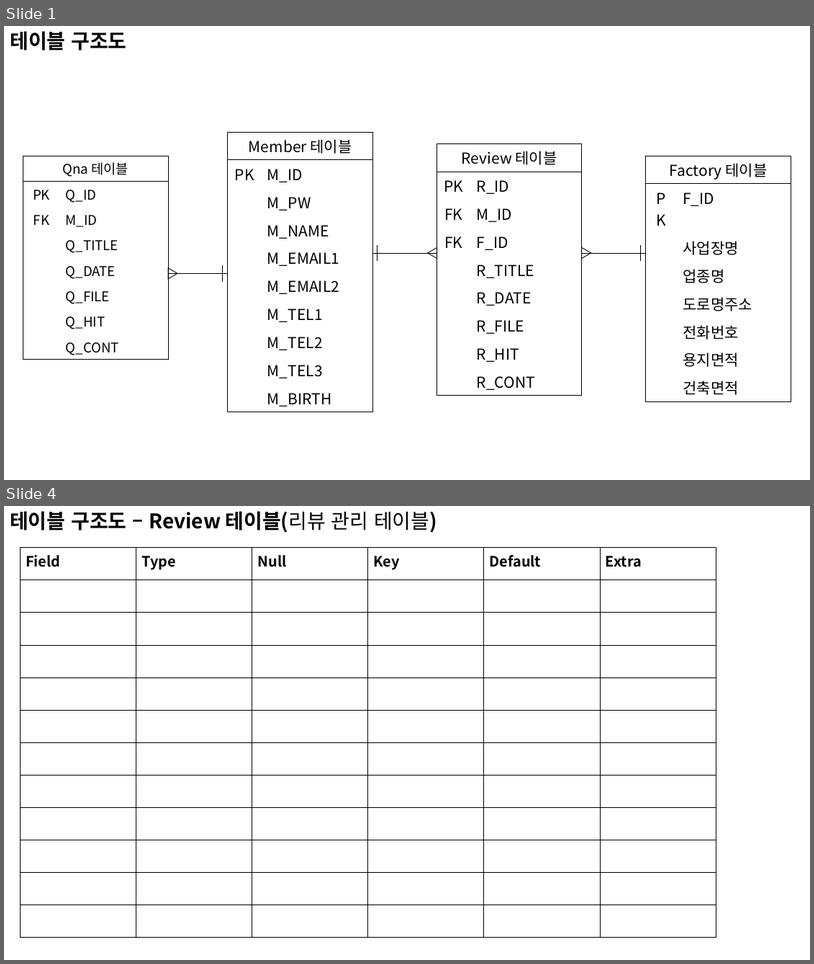
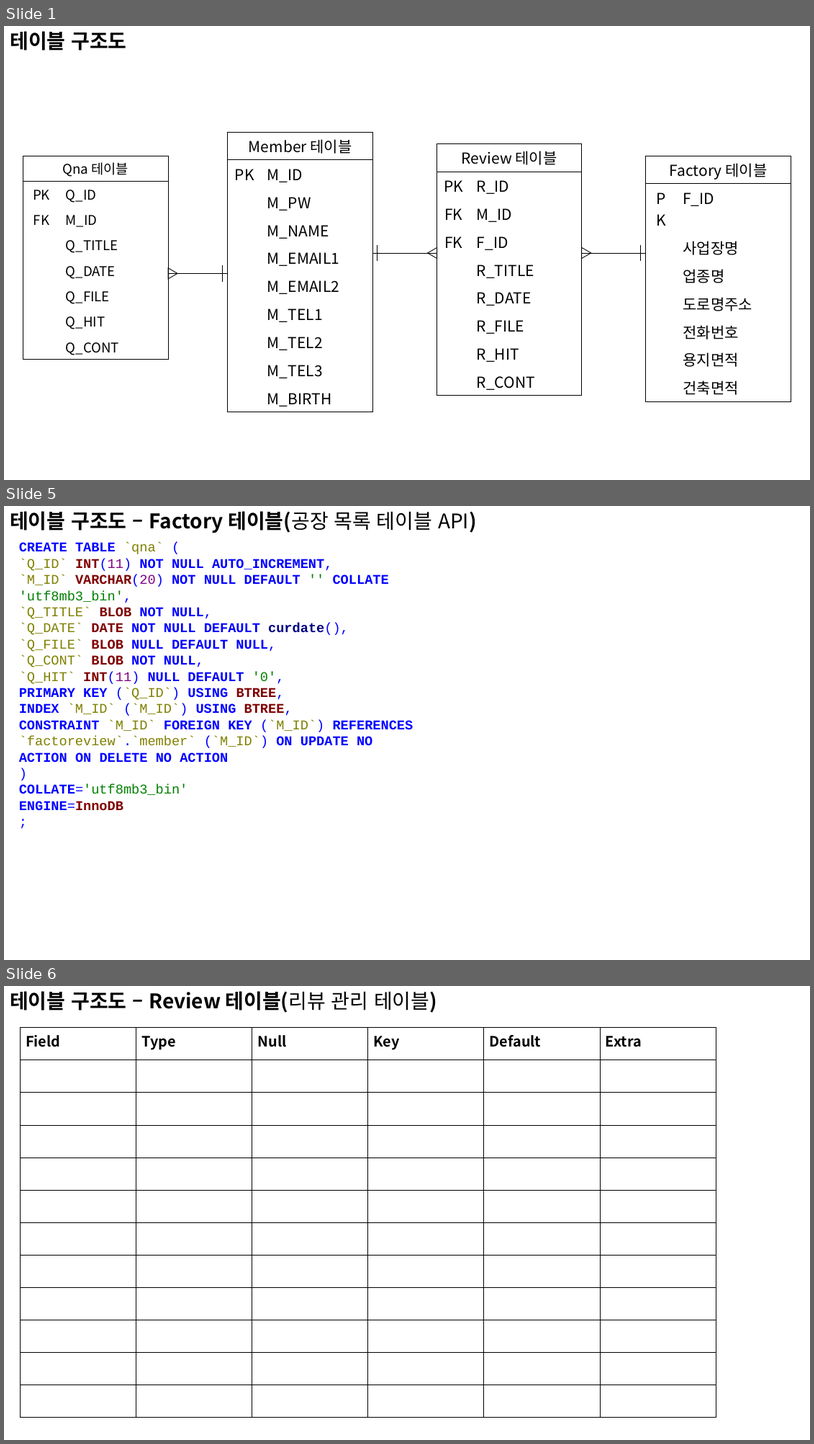
Before and after one commit to hyun5292/Vue, a slide deck: factoreview/src/assets/자료/DB구조도.pptx. Shown one above the other, each under a label of ours: slides 1 and 4 before the commit, slides 1, 5 and 6 after it; the slides between them are not shown. The pictures are 814x964 and 814x1444 pixels, drawn with LibreOffice and Linux fonts; fonts in the diff are those of the drawing. Boxes give left, top, right and bottom in pixels: in the first picture for what was removed or moved away, otherwise in the second. Text is boxed around its words. In the diff, an @@ line names an element or a change of style, - is before the commit and + after.

Commit message:
DB 구조도 수정 및 DB 생성
- 쿼리 파일 저장
- API 사용에 따라 수정 필요

```diff
--- a/factoreview/src/assets/자료/DB구조도.pptx
+++ b/factoreview/src/assets/자료/DB구조도.pptx
@@ slide 5 added at box(4, 506, 810, 960), background #FFFFFF @@
@@ text added at box(10, 511, 477, 533), 24 pt, text #000000, bold @@
+테이블 구조도 – Factory 테이블(공장 목록 테이블 API)
@@ text added at box(19, 542, 414, 811), 16 pt, text #0000FF, bold @@
+CREATE TABLE `qna` (
+`Q_ID` INT(11) NOT NULL AUTO_INCREMENT,
+`M_ID` VARCHAR(20) NOT NULL DEFAULT '' COLLATE 'utf8mb3_bin',
+`Q_TITLE` BLOB NOT NULL,
+`Q_DATE` DATE NOT NULL DEFAULT curdate(),
+`Q_FILE` BLOB NULL DEFAULT NULL,
+`Q_CONT` BLOB NOT NULL,
+`Q_HIT` INT(11) NULL DEFAULT '0',
+PRIMARY KEY (`Q_ID`) USING BTREE,
+INDEX `M_ID` (`M_ID`) USING BTREE,
+CONSTRAINT `M_ID` FOREIGN KEY (`M_ID`) REFERENCES `factoreview`.`member` (`M_ID`) ON UPDATE NO ACTION ON DELETE NO ACTION
+)
+COLLATE='utf8mb3_bin'
+ENGINE=InnoDB
+;
@@ what was slide 4 is now slide 6 @@
```
Also in this commit, not shown: 2 slides changed, 1 other slide added, 1 other file.
